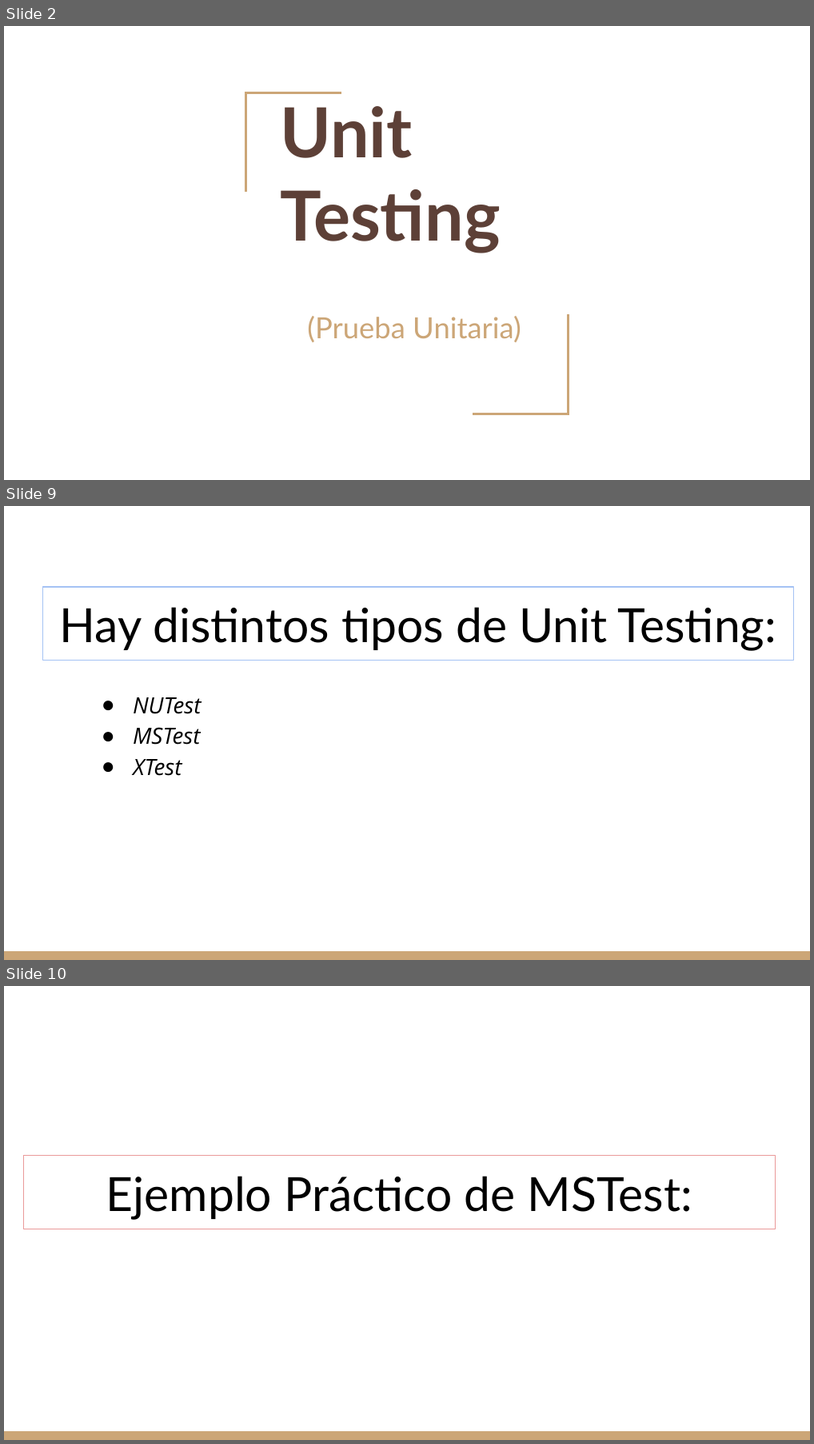
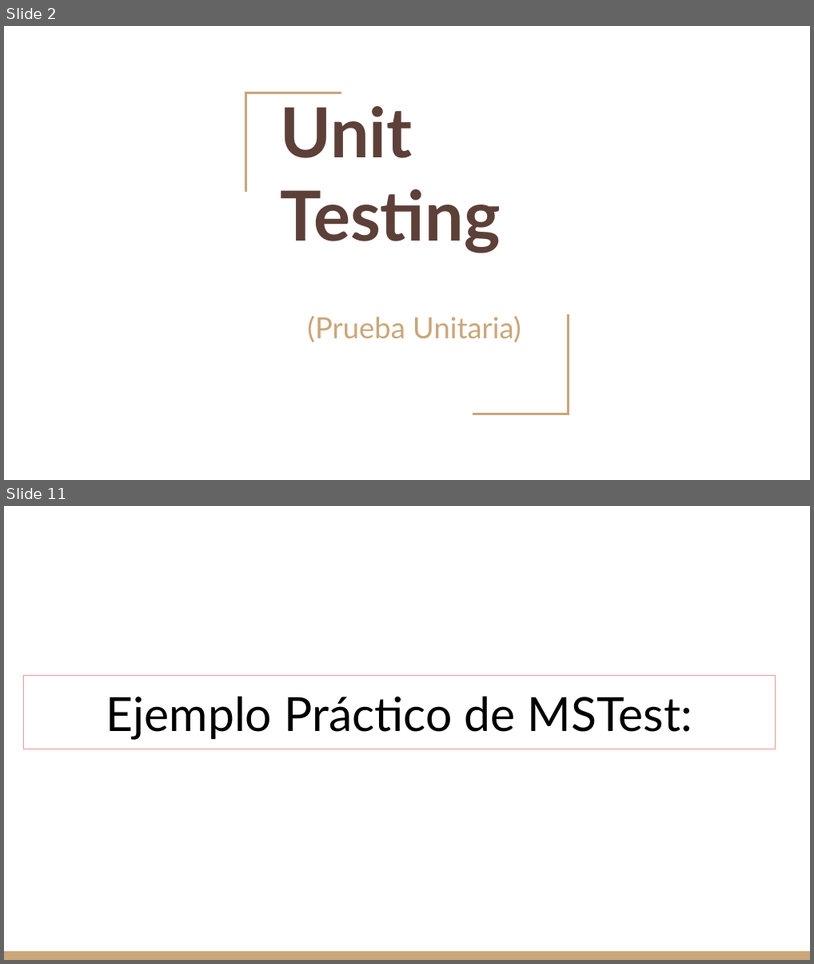
Before and after one commit to gitgamba/.Net-Grupo8, a slide deck: TPS/Unit Testing.pptx. Shown one above the other, each under a label of ours: slides 2, 9 and 10 before the commit, slides 2 and 11 after it; the slides between them are not shown. The pictures are 814x1444 and 814x964 pixels, drawn with LibreOffice and Linux fonts; fonts in the diff are those of the drawing. Boxes give left, top, right and bottom in pixels: in the first picture for what was removed or moved away, otherwise in the second. Text is boxed around its words. In the diff, an @@ line names an element or a change of style, - is before the commit and + after.

```diff
--- a/TPS/Unit Testing.pptx
+++ b/TPS/Unit Testing.pptx
@@ slide 9 removed at [4, 506, 810, 960], background #FFFFFF; not listed: 1 template element that a slide beside it also shows @@
@@ title removed at [42, 587, 794, 660] @@
-Hay distintos tipos de Unit Testing:
@@ text removed at [133, 697, 202, 776] @@
-● NUTest
-● MSTest
-● XTest
@@ what was slide 10 is now slide 11 @@
```
Also in this commit, not shown: 4 slides changed, 5 slides added, 2 other slides removed, 1 other file.
